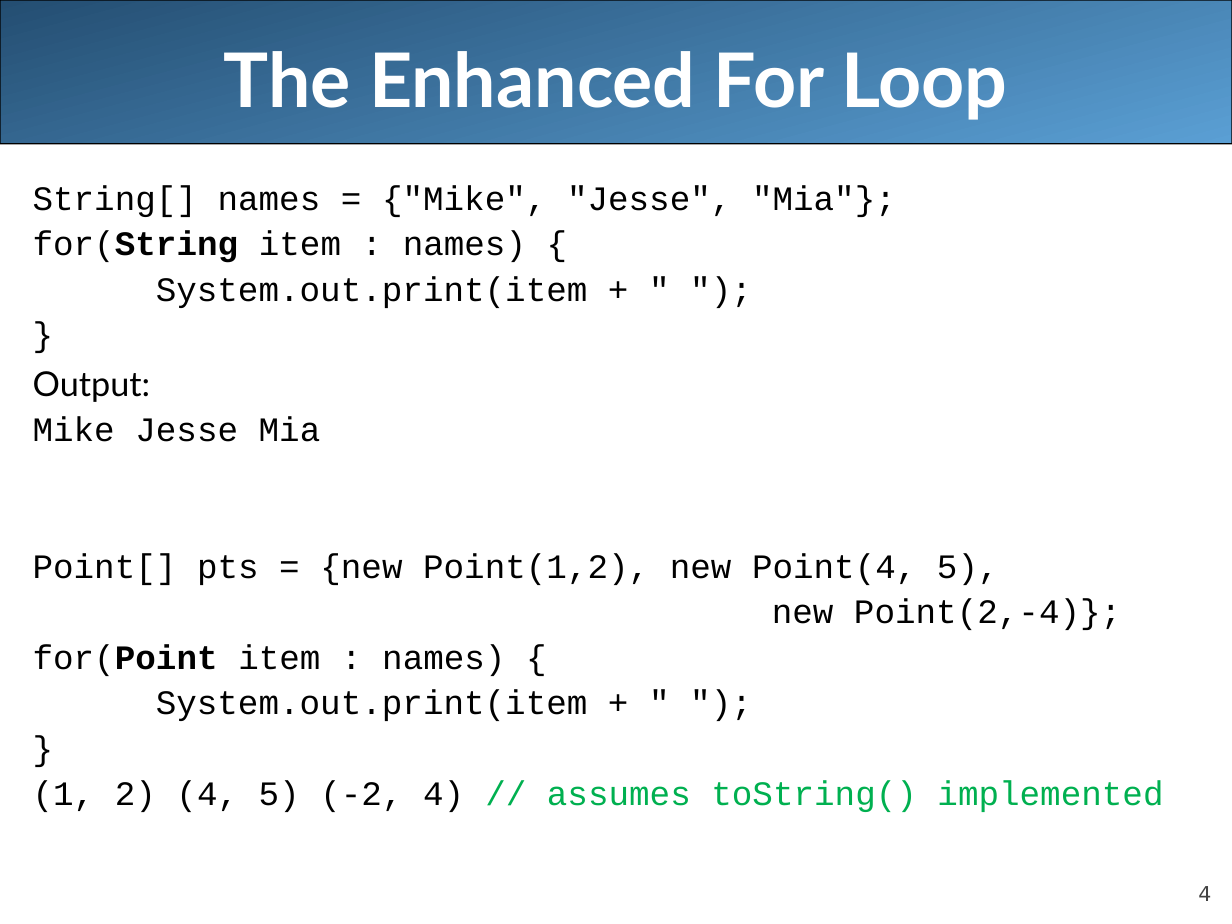
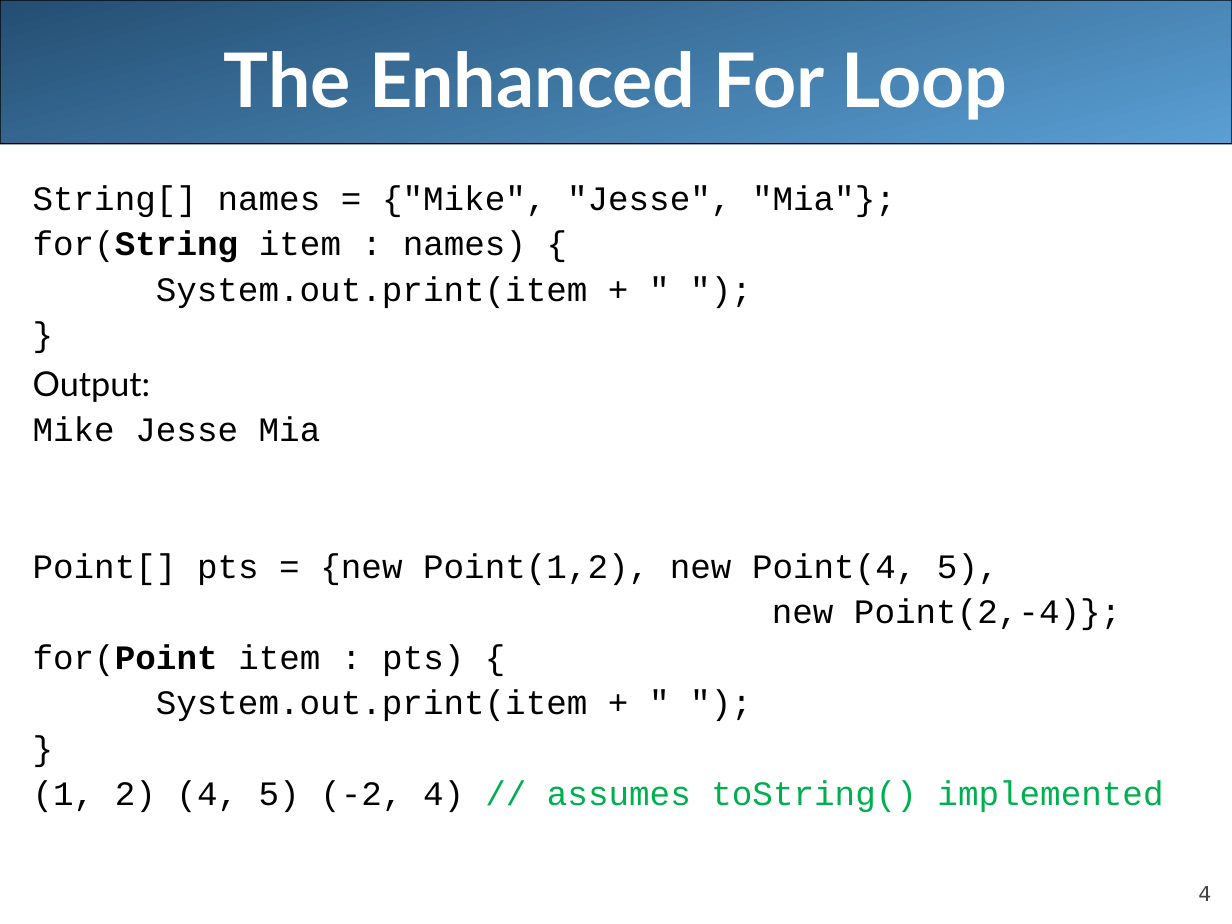
Before and after one commit to LongBaoNguyen/longbaonguyen.github.io, a slide deck: slide 4 of courses/apcsa/lecture17.ppt. Drawn at 1232x924 pixels with LibreOffice and Linux fonts; fonts in the diff are those of the drawing. Boxes give left, top, right and bottom in pixels: in the first picture for what was removed or moved away, otherwise in the second. Text is boxed around its words. In the diff, an @@ line names an element or a change of style, - is before the commit and + after.

```diff
--- a/courses/apcsa/lecture17.ppt
+++ b/courses/apcsa/lecture17.ppt
@@ text at <box>33,644,464,676</box>: text changed @@
-for(Point item : names) {
+for(Point item : pts) {
```
Also in this commit, not shown: 6 other slides changed, 6 other files.
